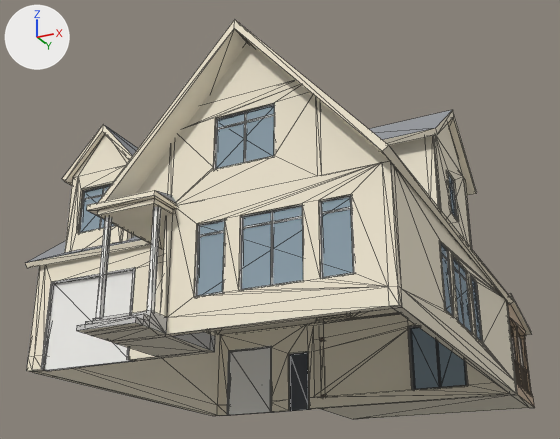
The glTF model assets/verda/residential/houses/house_cream.glb: old version first, new version second.
Both versions are drawn from a 50 mm camera at (12.4, -26.0, -5.0) aimed at (-0.1, -0.9, 6.3). Arrows for +X, +Y and +Z are at upper left; the lights stay in place. The first picture is the older version. Mesh edges are drawn as thin lines. Vertices at exactly the same position are counted once.

Script lines for the objects in view, before the commit:
```python
me_verda_house_cream = bpy.data.meshes.new('verda_house_cream')
me_verda_house_cream.from_pydata(...)  # 1892 vertices, 3045 faces; spans x -7.2..7.2, y -10.1..10.1, z 0.0..9.0
me_verda_house_cream.materials.append(mat_house_paint)
ob_verda_house_cream = bpy.data.objects.new('verda_house_cream', me_verda_house_cream)
ob_verda_house_cream.location = (0.0, 0.0, 0.0)
```
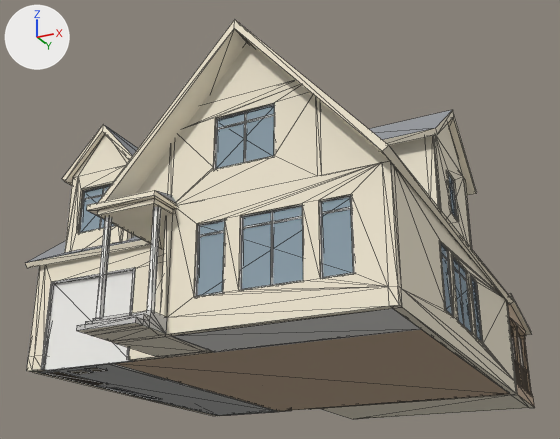
Changed parts and their boxes [x1, y1, x2, y2] in the pictures (560 x 439 px):
part 1 of me_verda_house_cream, added
    after: [44, 372, 106, 386]
part 2 of me_verda_house_cream, added
    after: [105, 388, 159, 400]
part 3 of me_verda_house_cream, added
    after: [87, 368, 107, 372]
part 4 of me_verda_house_cream, added
    after: [39, 364, 276, 416]
part 5 of me_verda_house_cream, added
    after: [115, 308, 510, 411]
part 6 of me_verda_house_cream, deleted
    before: [290, 353, 310, 411]
part 7 of me_verda_house_cream, recoloured (pale yellow)
    before: [40, 313, 509, 415]

What changed in the scene script:
```text
Change me_verda_house_cream:
    used by ob_verda_house_cream; location = (0.0, 0.0, 0.0)
    remove me_verda_house_cream.from_pydata(...)  # 1892 vertices, 3045 faces; spans x -7.2..7.2, y -10.1..10.1, z 0.0..9.0
    add me_verda_house_cream.from_pydata(...)  # 2166 vertices, 3489 faces; spans x -7.2..7.2, y -10.1..10.1, z 0.0..9.0
    me_verda_house_cream part 1: a new loose piece, a box spanning x -6.58..-5.9, y -5.9..-3.2, z 0.0..0.9, in mat_house_paint
    me_verda_house_cream part 2: a new loose piece, a box spanning x -6.58..-6.1, y -2.6..0.5, z 0.0..2.0, in mat_house_paint
    me_verda_house_cream part 3: a new loose piece, a box spanning x -4.8..-4.3, y -5.9..-5.3, z 0.0..0.4, in mat_house_paint
    me_verda_house_cream part 4: a new loose piece of 26 vertices spanning x -6.6..-3.5, y -6.2..5.6, z 0.0..3.2, in mat_house_paint
    me_verda_house_cream part 5: a new loose piece of 14 vertices spanning x -3.4..6.7, y -8.4..5.6, z 0.0..0.1, in mat_house_paint
    me_verda_house_cream part 6: the loose piece of 8 vertices spanning x -2.9..-2.0, y 5.7..5.8, z 0.0..2.5 is deleted
    me_verda_house_cream part 7: 110 kept faces spanning x -6.6..6.7, y -8.4..5.6, z 0.0..3.8 get new vertex colours; the middle colour goes from pale yellow #f5ecd6 to white #f5f2eb
    other edits to the shape of me_verda_house_cream do not show in these pictures
```
